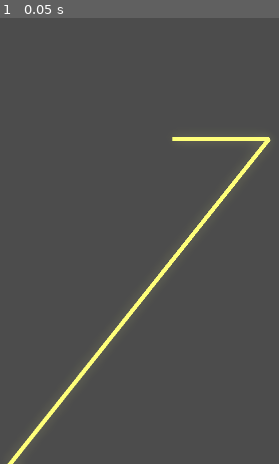
Above: before the commit, frame 1.
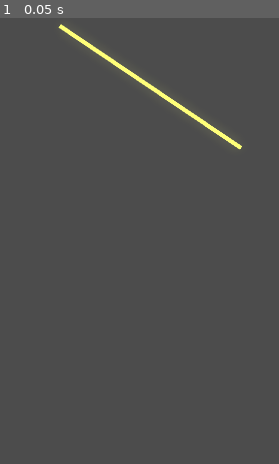
Above: after the commit, the same moment.

Repository: jingxin-anze/light-jump
Game: Godot game, scene res://Test/LevelTest/test_level.tscn
Same seed, same stepped clock (60 frames per second), same inputs: the game is played once before the commit and once after it. This scene is started directly instead of the project's main scene.
Inputs:
- Up to frame 1 (0.05 s): no input

The runs differ from the first frame. In frame 1, 2.7% of the frame differs, in the area x 2-98%, y 1-100%.

Commit message:
上传门和开门动画

Diff:
--- /dev/null
+++ b/Scenes/Door/Door.tscn
@@ -0,0 +1,72 @@
+[gd_scene load_steps=10 format=3 uid="uid://clp04bls37q2b"]
+
+[ext_resource type="Texture2D" uid="uid://bt3hwmrf4lts8" path="res://Scenes/Door/Resouces/door-Sheet.png" id="1_18at3"]
+
+[sub_resource type="AtlasTexture" id="AtlasTexture_hx06q"]
+atlas = ExtResource("1_18at3")
+region = Rect2(0, 0, 24, 72)
+
+[sub_resource type="AtlasTexture" id="AtlasTexture_0mjhv"]
+atlas = ExtResource("1_18at3")
+region = Rect2(24, 0, 24, 72)
+
+[sub_resource type="AtlasTexture" id="AtlasTexture_0qdwq"]
+atlas = ExtResource("1_18at3")
+region = Rect2(48, 0, 24, 72)
+
+[sub_resource type="AtlasTexture" id="AtlasTexture_15ckw"]
+atlas = ExtResource("1_18at3")
+region = Rect2(72, 0, 24, 72)
+
+[sub_resource type="AtlasTexture" id="AtlasTexture_alyvi"]
+atlas = ExtResource("1_18at3")
+region = Rect2(96, 0, 24, 72)
+
+[sub_resource type="AtlasTexture" id="AtlasTexture_0w8hv"]
+atlas = ExtResource("1_18at3")
+region = Rect2(120, 0, 24, 72)
+
+[sub_resource type="AtlasTexture" id="AtlasTexture_55r4e"]
+atlas = ExtResource("1_18at3")
+region = Rect2(0, 0, 24, 72)
+
+[sub_resource type="SpriteFrames" id="SpriteFrames_lmj6a"]
+animations = [{
+"frames": [{
+"duration": 1.0,
+"texture": SubResource("AtlasTexture_hx06q")
+}, {
+"duration": 1.0,
+"texture": SubResource("AtlasTexture_0mjhv")
+}, {
+"duration": 1.0,
+"texture": SubResource("AtlasTexture_0qdwq")
+}, {
+"duration": 1.0,
+"texture": SubResource("AtlasTexture_15ckw")
+}, {
+"duration": 1.0,
+"texture": SubResource("AtlasTexture_alyvi")
+}, {
+"duration": 1.0,
+"texture": SubResource("AtlasTexture_0w8hv")
+}],
+"loop": true,
+"name": &"Open",
+"speed": 5.0
+}, {
+"frames": [{
+"duration": 1.0,
+"texture": SubResource("AtlasTexture_55r4e")
+}],
+"loop": true,
+"name": &"default",
+"speed": 5.0
+}]
+
+[node name="Door" type="Node2D"]
+
+[node name="AnimatedSprite2D" type="AnimatedSprite2D" parent="."]
+sprite_frames = SubResource("SpriteFrames_lmj6a")
+animation = &"Open"
+frame_progress = 0.66813
--- a/Scenes/mirror/mirror.tscn
+++ b/Scenes/mirror/mirror.tscn
@@ -71,4 +71,4 @@
 [node name="AnimatedSprite2D" type="AnimatedSprite2D" parent="."]
 sprite_frames = SubResource("SpriteFrames_vkyrv")
 autoplay = "default"
-frame_progress = 0.912945
+frame_progress = 0.0265258
--- a/Test/LevelTest/node_2d.gd
+++ b/Test/LevelTest/node_2d.gd
@@ -13,24 +13,22 @@
 	points_range.append(ray.position)
 
 func _physics_process(delta):
-	# 获取碰撞点
-	var collision_point = ray.get_collision_point()
 
-	points_range.append(collision_point)
+	if !is_update:
+		# 获取碰撞点
+		var collision_point = ray.get_collision_point()
 
-	# 获取碰撞法线
-	var normal = ray.get_collision_normal()
-	# 使用 bounce 函数计算反射方向
-	direction = direction.bounce(normal.normalized())
+		points_range.append(collision_point)
 
-	# 用碰撞的点位加上方向x距离
-	var target_point = collision_point + direction * 50000
-	points_range.append(target_point)
+		# 获取碰撞法线
+		var normal = ray.get_collision_normal()
+		# 使用 bounce 函数计算反射方向
+		direction = direction.bounce(normal.normalized())
 
-
-
-	#update_line()
-	if !is_update:
+		# 用碰撞的点位加上方向x距离
+		var target_point = collision_point + direction * 50000
+		points_range.append(target_point)
+		#update_line()
 		update_line()
 		is_update= true
 
--- a/Test/LevelTest/test_level.tscn
+++ b/Test/LevelTest/test_level.tscn
@@ -26,8 +26,8 @@
 position = Vector2(807, 514)
 
 [node name="RayCast2D" type="RayCast2D" parent="."]
-position = Vector2(271, 272)
-target_position = Vector2(100000, -2)
+position = Vector2(436, 294)
+target_position = Vector2(-88, 81)
 
 [node name="StaticBody2D" type="StaticBody2D" parent="."]
 position = Vector2(509, 284)
Binary file added: Scenes/Door/Resouces/door-Sheet.png
Not shown, added: Scenes/Door/Resouces/door-Sheet.png.import
Not shown: 1 places in Test/TestLight/ball_huayu.tscn that only renumber resources
Not shown: 1 places in Test/TestLight/light_test_huayu.tscn that only renumber resources
